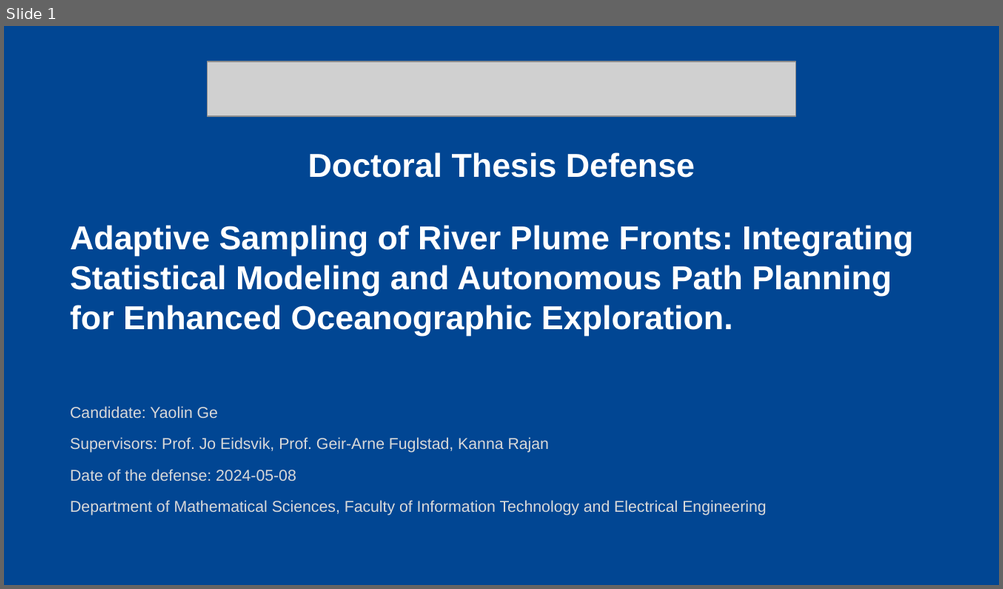
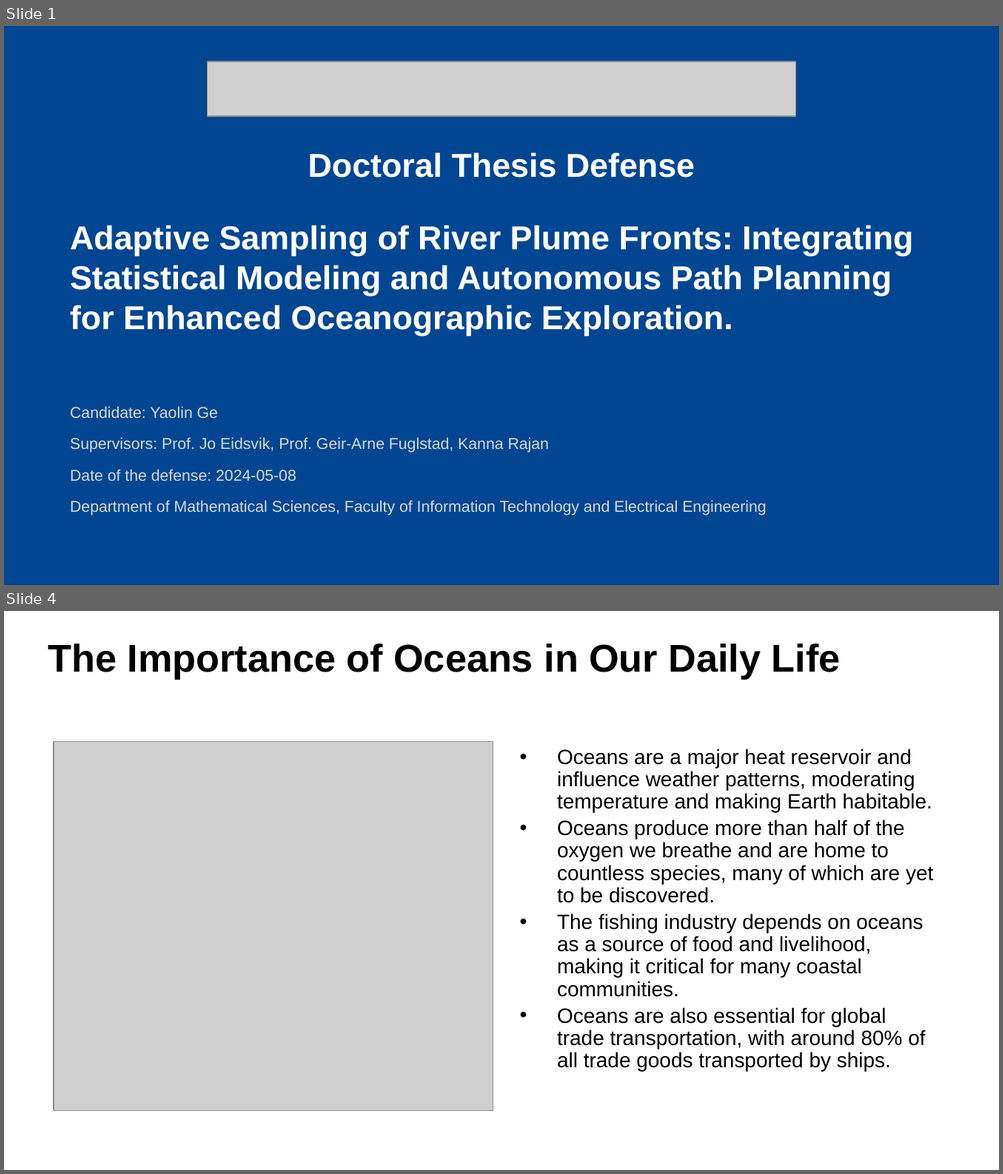
Before and after one commit to YaolinGe/THESIS, a slide deck: presentation/slides/phd.pptx. Shown one above the other, each under a label of ours: slide 1 before the commit, slides 1 and 4 after it; the slides between them are not shown. The pictures are 1003x589 and 1003x1174 pixels, drawn with LibreOffice and Linux fonts; fonts in the diff are those of the drawing; grey boxes stand for pictures; background and template pictures are left out. Boxes give left, top, right and bottom in pixels: in the first picture for what was removed or moved away, otherwise in the second. Text is boxed around its words. In the diff, an @@ line names an element or a change of style, - is before the commit and + after.

```diff
--- a/presentation/slides/phd.pptx
+++ b/presentation/slides/phd.pptx
@@ slide 4 added at [4, 611, 999, 1170], background #FFFFFF @@
@@ title added at [48, 644, 840, 679], 28 pt, text #000000, bold @@
+The Importance of Oceans in Our Daily Life
@@ picture added at [54, 741, 493, 1111] @@
@@ text added at [557, 749, 933, 1071], 15 pt, text #000000 @@
+• Oceans are a major heat reservoir and influence weather patterns, moderating temperature and making Earth habitable.
+• Oceans produce more than half of the oxygen we breathe and are home to countless species, many of which are yet to be discovered.
+• The fishing industry depends on oceans as a source of food and livelihood, making it critical for many coastal communities.
+• Oceans are also essential for global trade transportation, with around 80% of all trade goods transported by ships.
```
Also in this commit, not shown: 2 other slides added, 6 other files.
